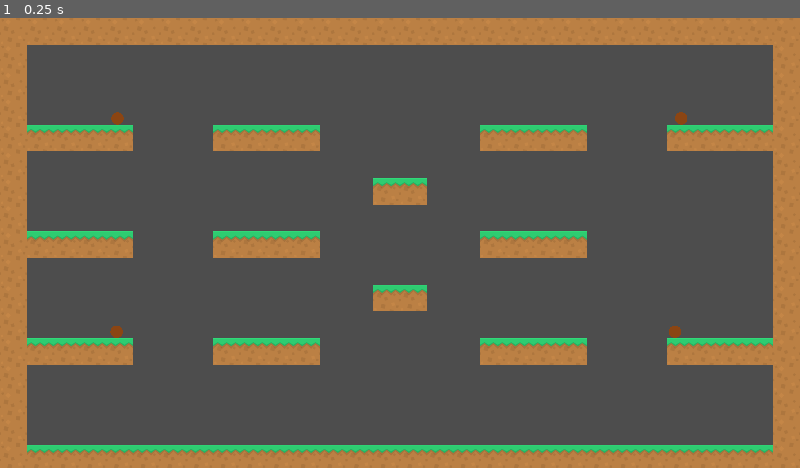
Above: before the commit, frame 1.
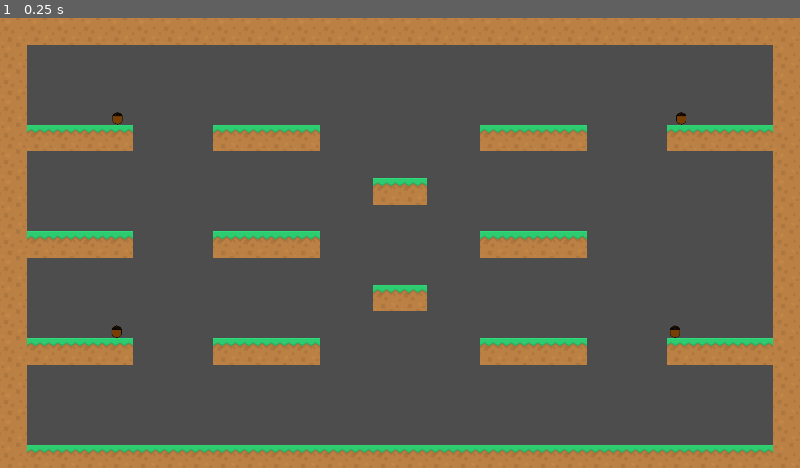
Above: after the commit, the same moment.

Repository: the-g-force/GGJ24
Game: Godot game, scene res://world/world.tscn
Same seed, same stepped clock (60 frames per second), same inputs: the game is played once before the commit and once after it. This scene is started directly instead of the project's main scene.
Inputs:
- Up to frame 1 (0.25 s): no input

The runs differ from the first frame. In frame 1, less than 0.1% of the frame differs, in the area x 13-86%, y 20-72%.

Commit message:
Add nut image

Diff:
--- a/project/player/nut/nut.gd
+++ b/project/player/nut/nut.gd
@@ -23,11 +23,6 @@
 	move_and_slide()
 
 
-func _draw():
-	var radius :float = $CollisionShape2D.shape.radius
-	draw_circle(Vector2.ZERO, radius, Color.SADDLE_BROWN)
-
-
 func _on_area_2d_body_exited(body):
 	# Once the area passes out of the shooter, turn on collision with players.
 	if body==shooter:
--- a/project/player/nut/nut.tscn
+++ b/project/player/nut/nut.tscn
@@ -1,6 +1,7 @@
-[gd_scene load_steps=4 format=3 uid="uid://rhho6c4dxbly"]
+[gd_scene load_steps=5 format=3 uid="uid://rhho6c4dxbly"]
 
 [ext_resource type="Script" path="res://player/nut/nut.gd" id="1_2klto"]
+[ext_resource type="Texture2D" uid="uid://dm876rcx3aie0" path="res://player/nut/nut.png" id="2_1f25s"]
 
 [sub_resource type="CircleShape2D" id="CircleShape2D_h3xsc"]
 radius = 15.0
@@ -22,5 +23,8 @@
 [node name="CollisionShape2D" type="CollisionShape2D" parent="Area2D"]
 shape = SubResource("CircleShape2D_e84qd")
 
+[node name="Sprite2D" type="Sprite2D" parent="."]
+texture = ExtResource("2_1f25s")
+
 [connection signal="body_entered" from="Area2D" to="." method="_on_area_2d_body_entered"]
 [connection signal="body_exited" from="Area2D" to="." method="_on_area_2d_body_exited"]
Binary file added: project/player/nut/nut.png
Not shown, added: project/player/nut/nut.png.import
